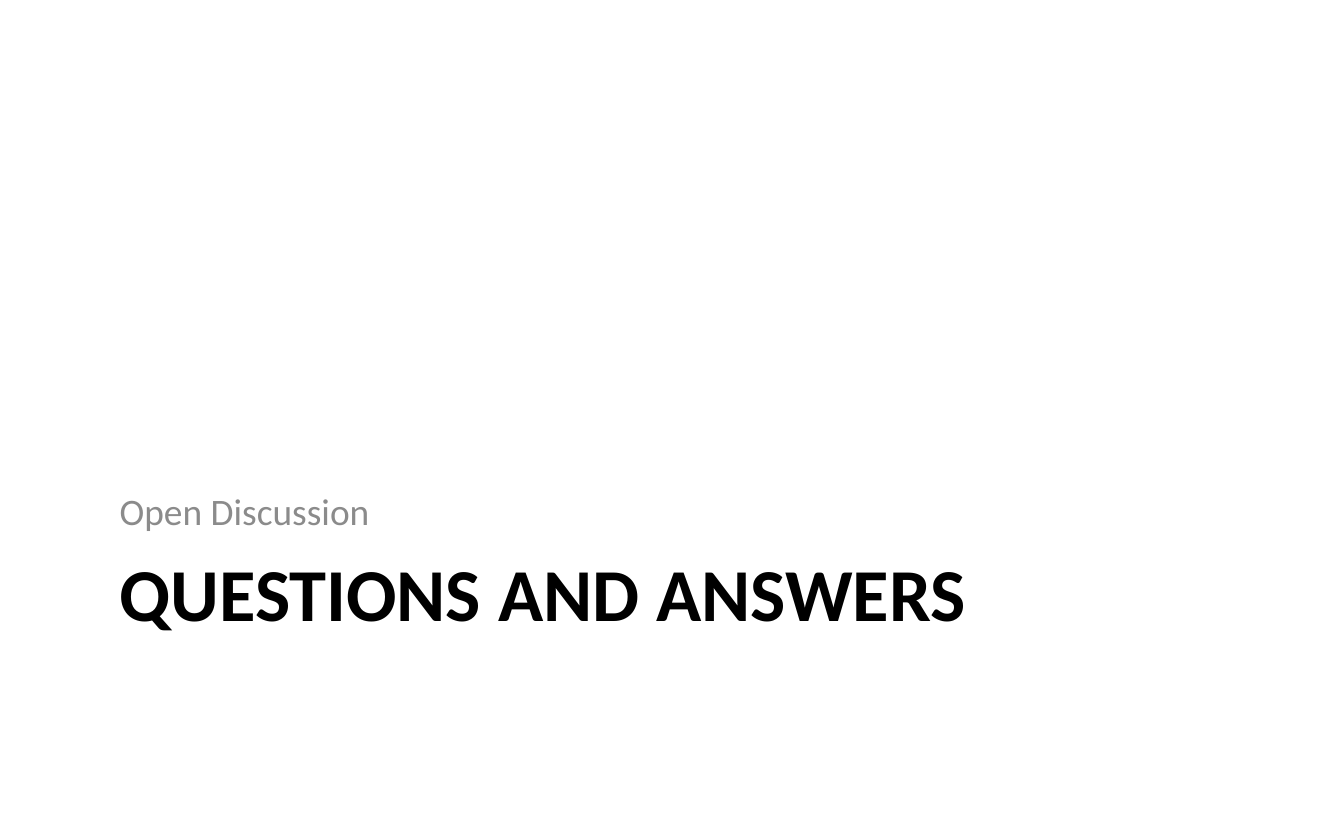
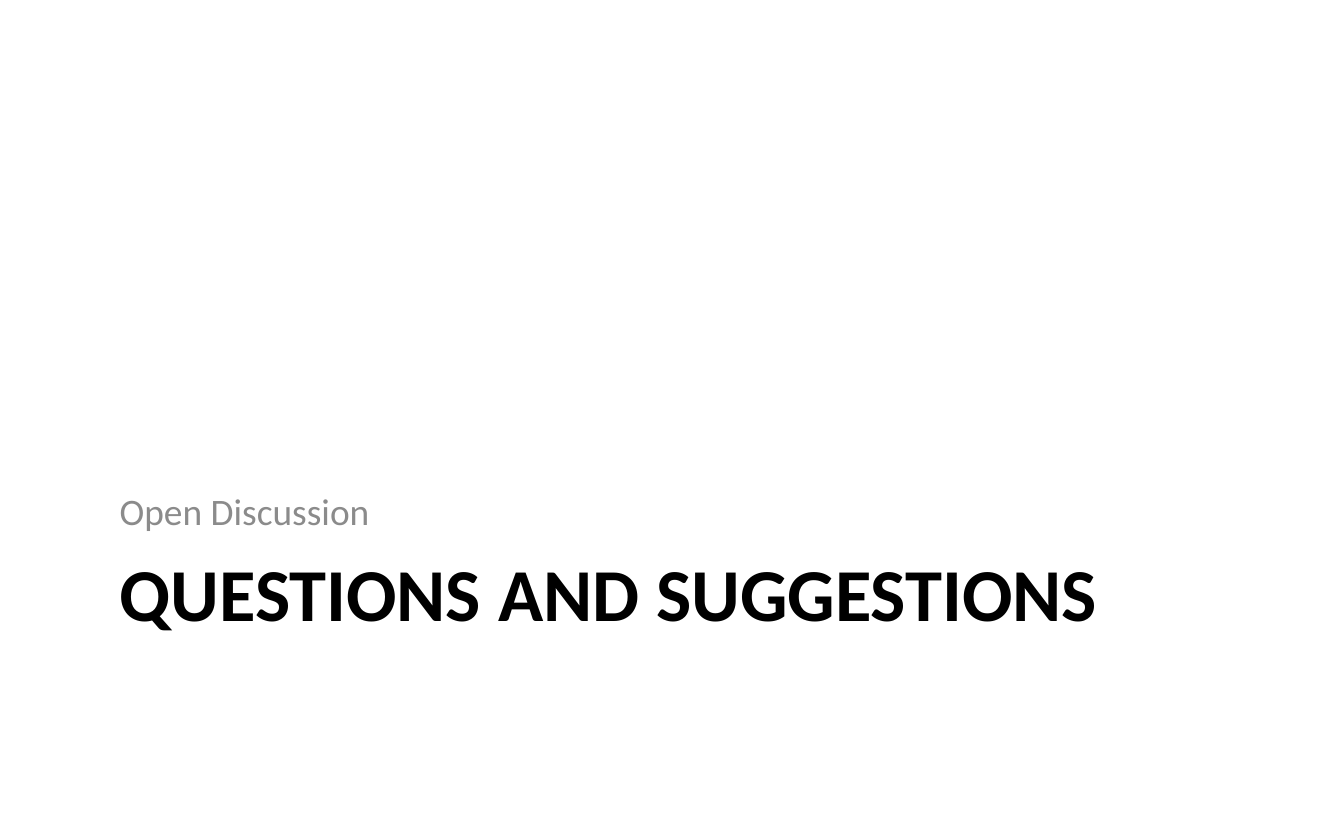
Before and after one commit to SLU-Courses-Townes/SOC5600, a slide deck: slide 32 of FinalProject/Presentation/Townes_SOC5600_FinalProject_Presentation.pptx (slide 31 before the commit). Drawn at 1344x840 pixels with LibreOffice and Linux fonts; fonts in the diff are those of the drawing. Boxes give left, top, right and bottom in pixels: in the first picture for what was removed or moved away, otherwise in the second. Text is boxed around its words. In the diff, an @@ line names an element or a change of style, - is before the commit and + after.

```diff
--- a/FinalProject/Presentation/Townes_SOC5600_FinalProject_Presentation.pptx
+++ b/FinalProject/Presentation/Townes_SOC5600_FinalProject_Presentation.pptx
@@ title at bbox=[120, 572, 1097, 631]: text changed @@
-QUESTIONS AND ANSWERS
+QUESTIONS AND SUGGESTIONS
```
Also in this commit, not shown: 3 other slides changed, 5 slides added, 8 slides removed.
